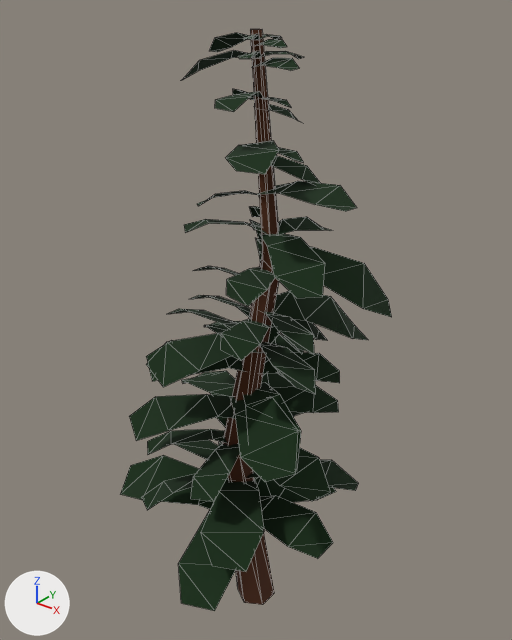
Before and after pictures for a commit that changed the glTF model assets/models/trees/forest-conifer-tall.glb.
One viewpoint serves both versions: a 50 mm lens placed at (2.74, -3.22, 4.52), pointed at (0.02, 0.19, 2.4). Lighting does not change. The marker at lower left points along +X, +Y and +Z. The picture after the commit comes second. Mesh edges are drawn as thin lines. Where no turn or scale is listed for an object, it has been applied to the vertices.

The first picture shows 'Merged_00_Brown 1', 'Merged_01_Green 2'.
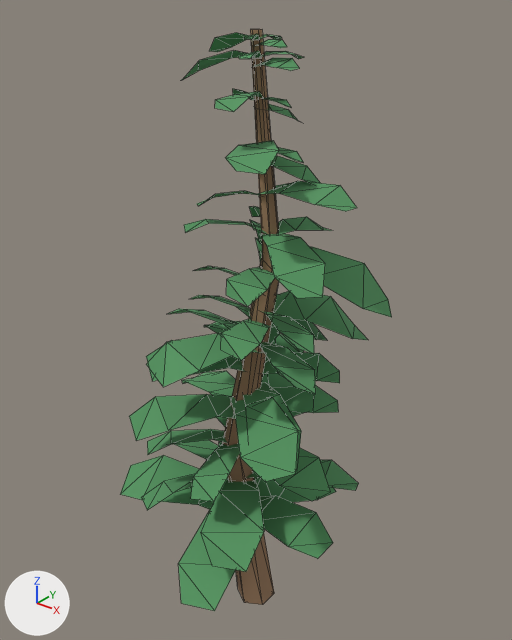
Changed parts and their boxes [x1, y1, x2, y2] in the pictures (512 x 640 px):
'Merged_01_Green 2', recoloured (lighter): [120, 33, 392, 611] in both
'Merged_00_Brown 1', recoloured: [222, 29, 279, 605] in both

Edits to the bpy script that builds the scene:
```text
Change mat_brown_1:
    mat_brown_1.base_color: (0.0745, 0.0196, 0.00392) -> (0.322, 0.192, 0.106)  # brown #4d260d -> brown #9a795c
Change mat_green_2:
    mat_green_2.base_color: (0.00392, 0.0235, 0.00392) -> (0.0941, 0.306, 0.122)  # black #0d2a0d -> green #569662
```
